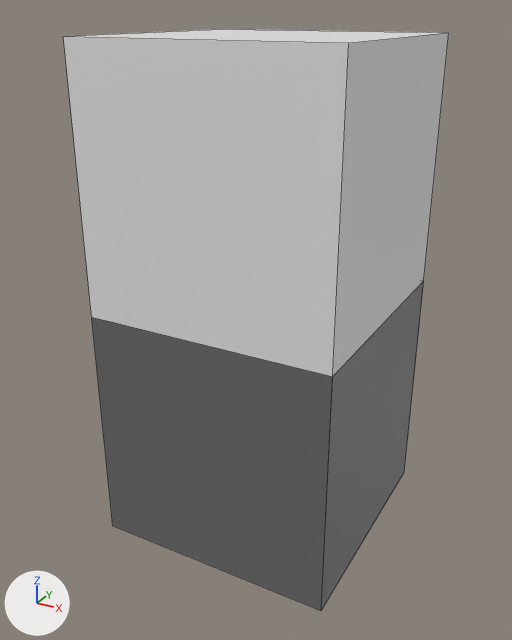
One commit to the Blender file pieces/cube2.blend: the scene before it, then after it.
Both versions are drawn from a camera (50 mm lens) standing at (2.51, -4.78, 3.17) and looking at (-0.05, -0.11, 0.83). Every picture has the same lights, and +X, +Y and +Z are marked at lower left. The first picture is the older version. Mesh edges are drawn as thin lines.
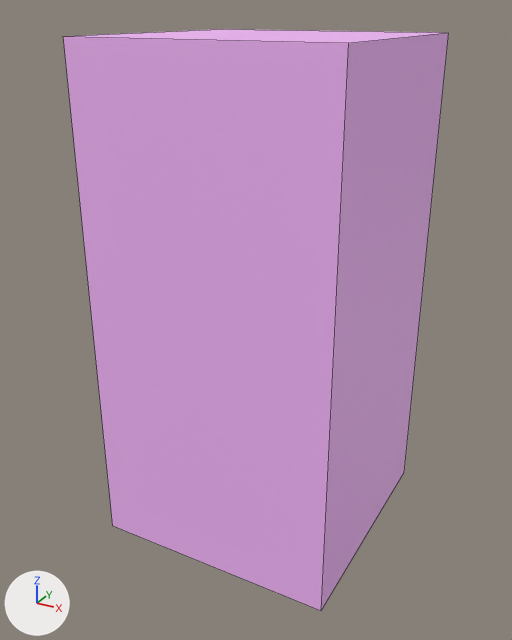
Pixel boxes [x1, y1, x2, y2] of what changed, in the pictures (512 x 640 px):
'Cube', surface changed, reshaped (white to pink)
    both: [63, 29, 449, 611]
part 1 of me_cube_001, deleted
    before: [92, 281, 424, 611]
part 2 of me_cube_001, surface changed
    both: [63, 29, 449, 610]

Diff of the bpy script that builds the scene:
```diff
--- a/pieces/cube2.blend.py
+++ b/pieces/cube2.blend.py
@@ img_untitled_1_png @@
+img_untitled_1_png = load_image('Untitled-1.png', 'Untitled-1.png', 128, 128, 'sRGB')
@@ mat_material @@
 mat_material = principled_material('Material')
-mat_material.base_color = (0.8, 0.8, 0.8)  # white #e7e7e7
+mat_material.texture = img_untitled_1_png
@@ me_cube_001 @@
 # used by ob_cube; location = (0.0, 0.0, 0.0)
 # verts and faces of me_cube_001; kept vertices keep their numbers, new ones are numbered from 16
 # before: 0 (-1.0, -1.0, -1.0) at pixel (112, 525), 1 (-1.0, -1.0, 1.0) at pixel (91, 317), 2 (-1.0, 1.0, -1.0), 3 (-1.0, 1.0, 1.0), 4 (1.0, -1.0, -1.0) at pixel (321, 610)
 # before: 5 (1.0, -1.0, 1.0) at pixel (332, 376), 6 (1.0, 1.0, -1.0) at pixel (404, 472), 7 (1.0, 1.0, 1.0) at pixel (423, 280)
-me_cube_001.from_pydata(...)  # 16 vertices, 12 faces; spans x -1.0..1.0, y -1.0..1.0, z -1.0..3.0
+me_cube_001.from_pydata(...)  # 12 vertices, 7 faces; spans x -1.0..1.0, y -1.0..1.0, z -1.0..3.0
+# me_cube_001 part 1
+delete_vertices([1, 3, 5, 7])  # with the faces that use them
+# me_cube_001 part 2: 7 kept faces spanning x -1.0..1.0, y -1.0..1.0, z -1.0..3.0 get new texture (UV) coordinates
 me_cube_001.materials.append(mat_material)
```
